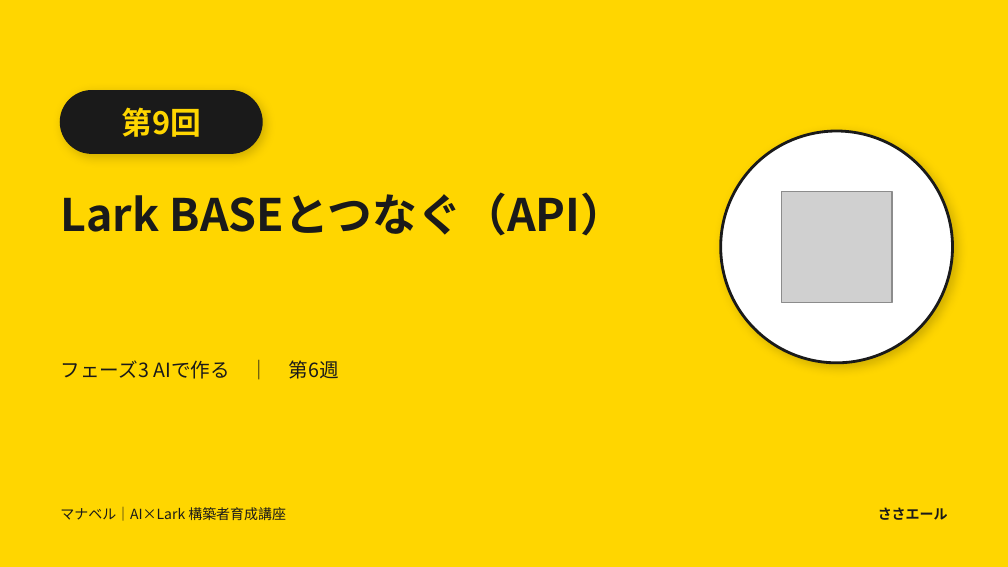
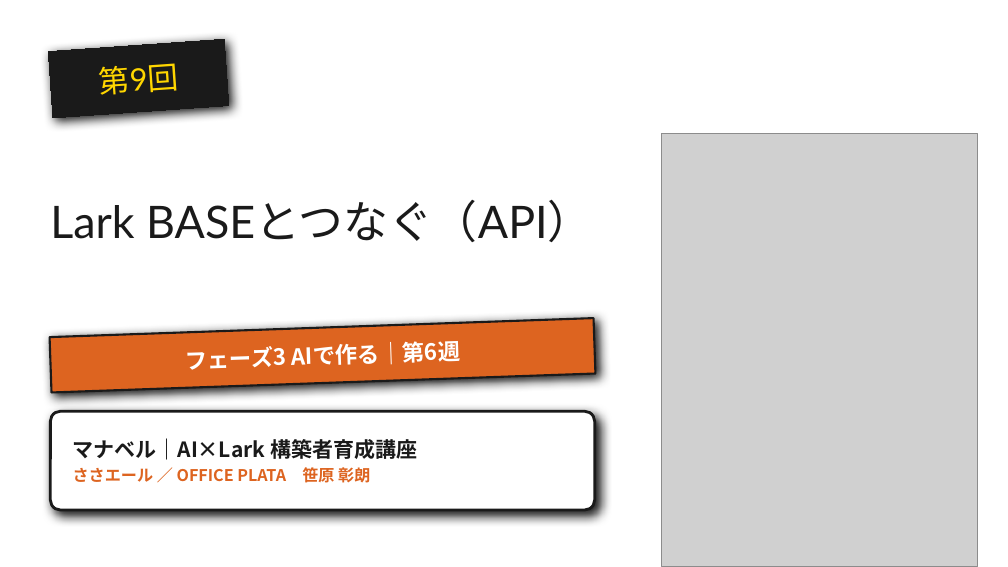
Before and after one commit to OfficePlata/33yell, a slide deck: slide 1 of manaberu/slides/manaberu-09-connect-lark-api.pptx. Drawn at 1008x567 pixels with LibreOffice and Linux fonts; fonts in the diff are those of the drawing; grey boxes stand for pictures; background and template pictures are left out. Boxes give left, top, right and bottom in pixels: in the first picture for what was removed or moved away, otherwise in the second. Text is boxed around its words. In the diff, an @@ line names an element or a change of style, - is before the commit and + after.

```diff
--- a/manaberu/slides/manaberu-09-connect-lark-api.pptx
+++ b/manaberu/slides/manaberu-09-connect-lark-api.pptx
@@ background #FFD600 to picture (left out) @@
@@ rectangle "第9回" at (48,39,229,118): font Noto Sans CJK JP to Lato, bold off; fill none to #1A1A1A; outline none to #1A1A1A 0.75 pt; shadow on; rotation 0 to 356 degrees @@
@@ rounded rectangle removed at (60,91,262,153) @@
@@ text "Lark BASEとつなぐ（API）": place and size @@
-text "Lark BASEとつなぐ（API）" at (60,192,626,236)
+text "Lark BASEとつなぐ（API）" at (50,200,592,242)
@@ text "Lark BASEとつなぐ（API）" at (50,200,592,242): font Noto Sans CJK JP to Lato, bold off; line spacing 1 to 1.05; vertical alignment top to middle @@
@@ picture added at (662,133,978,566) @@
@@ ellipse removed at (721,131,953,363) @@
@@ picture removed at (781,192,892,302) @@
@@ rectangle "フェーズ3 AIで作る｜第6週" at (50,318,596,393): vertical alignment top to middle; fill none to #DD6420; outline none to #1A1A1A 1.5 pt; shadow on; rotation 0 to 358 degrees @@
@@ text in rectangle at (185,341,461,370): text changed; size 14 to 16 pt; text colour #1A1A1A to #FFFFFF; bold on @@
-フェーズ3 AIで作る ｜ 第6週
+フェーズ3 AIで作る｜第6週
@@ rounded rectangle added at (50,411,595,510), fill #FFFFFF, outline #1A1A1A 2 pt @@
@@ text added at (73,437,417,483), 11.5 pt, text #DD6420, bold @@
+マナベル｜AI×Lark 構築者育成講座
+ささエール ／ OFFICE PLATA 笹原 彰朗
@@ text removed at (60,507,286,521) @@
-マナベル｜AI×Lark 構築者育成講座
@@ text removed at (878,507,948,520) @@
-ささエール
```
Also in this commit, not shown: 9 other slides changed, 16 other files.
